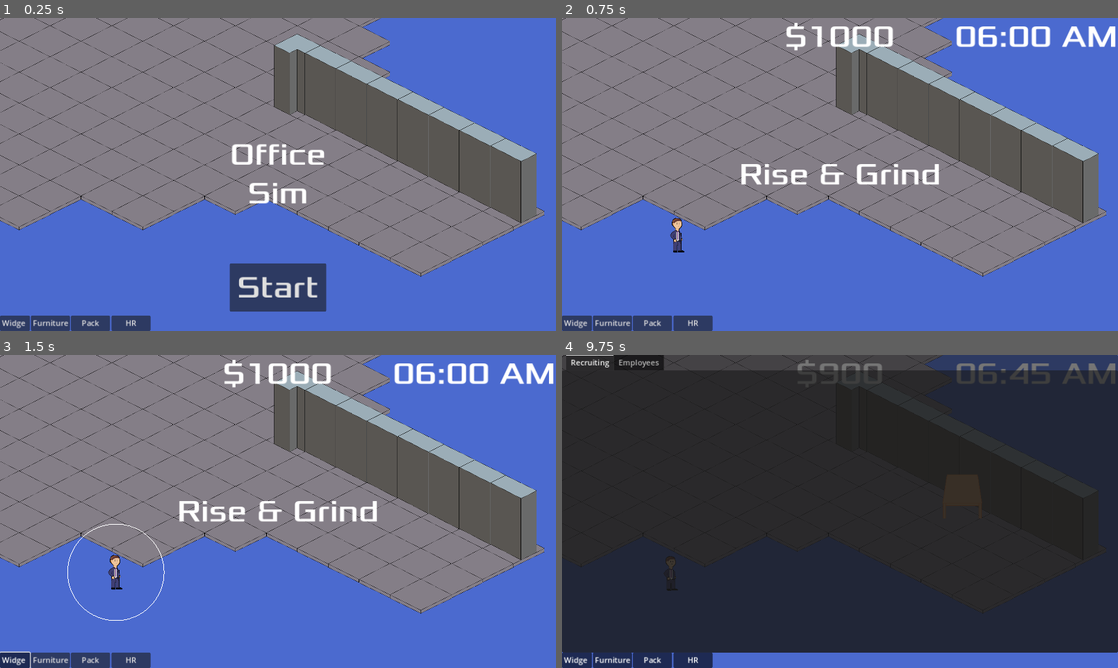
Above: before the commit, frames 1-4 (two rows, left to right).
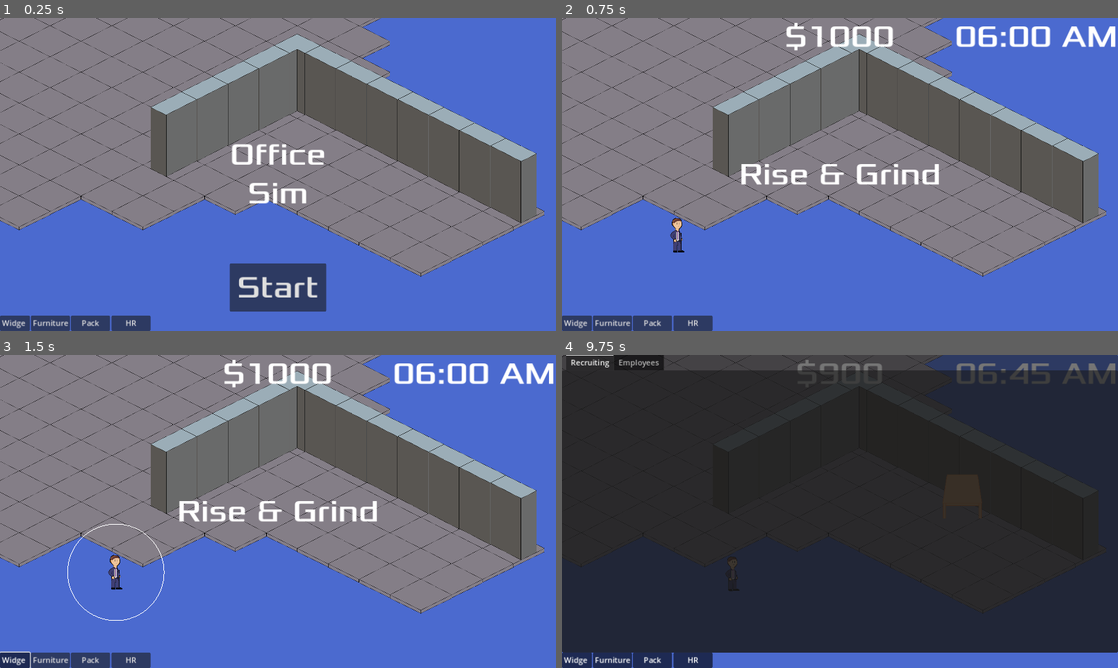
Above: after the commit, the same moments.

Repository: Final-Parsec/office-sim
Game: Godot game, scene res://main.tscn
Same seed, same stepped clock (60 frames per second), same inputs: the game is played once before the commit and once after it.
Inputs (mouse positions are in pixels of both pictures, inside the frame that each line leads up to):
- Up to frame 1 (0.25 s): no input
- Up to frame 2 (0.75 s): click "Start" at 0.5 s
- Up to frame 3 (1.5 s): click "Widget" at 1.25 s
- Up to frame 4 (9.75 s): click "Furniture" at 2 s; move the mouse to (962, 495) at 2.77 s; hold Right (move_right) 2.78-3.5 s; click (962, 495) at 2.85 s; click "Pack" at 3.5 s; click "HR" at 4.25 s; click "Colm Reeves" at 5 s; tap Enter at 5.75, 9.5 s; move the mouse to (728, 527) at 5.77 s; hold S (move_down) 5.78-6.53 s; click (728, 527) at 5.85 s; move the mouse to (895, 442) at 6.52 s; hold Right (move_right) 6.53-7.28 s; click (895, 442) at 6.6 s; move the mouse to (812, 574) at 7.27 s; hold Up (move_up) 7.28-8.03 s; click (812, 574) at 7.35 s; tap Space at 8 s; move the mouse to (1006, 558) at 8.02 s; hold A (move_left) 8.03-9.53 s; click (1006, 558) at 8.1 s; move the mouse to (673, 464) at 8.77 s; click (673, 464) at 8.85 s; move the mouse to (867, 511) at 9.52 s; hold S (move_down) from 9.53 s (still down); click (867, 511) at 9.6 s

The runs differ from the first frame. In frame 1, 5.5% of the frame differs, in the area x 27-53%, y 8-52%; in frame 2, 5.5%; in frame 3, 5.5%; in frame 4, 0.1%.

Commit message:
wall flip

Diff:
--- a/game/background.tscn
+++ b/game/background.tscn
@@ -1,8 +1,9 @@
-[gd_scene load_steps=8 format=4 uid="uid://qw1v0gqpd576"]
+[gd_scene load_steps=10 format=4 uid="uid://qw1v0gqpd576"]
 
 [ext_resource type="Texture2D" uid="uid://bmnuj1llojf17" path="res://art/concrete.png" id="1_m4myc"]
 [ext_resource type="Texture2D" uid="uid://cu70u5djveoqr" path="res://art/wall.png" id="2_gkx3y"]
 [ext_resource type="Texture2D" uid="uid://cgnymw0qb0yj5" path="res://art/wall_corner.png" id="3_bgcg2"]
+[ext_resource type="Texture2D" uid="uid://dudrp2i334m3o" path="res://art/wall_flip.png" id="4_rofit"]
 
 [sub_resource type="TileSetAtlasSource" id="TileSetAtlasSource_57y3g"]
 resource_name = "concrete"
@@ -25,6 +26,13 @@
 0:0/0/texture_origin = Vector2i(0, 178)
 0:0/0/physics_layer_0/polygon_0/points = PackedVector2Array(30.7, 48.65, 1, 35.25, -29.5, 49.25, -95.1, 16.45, -95.5, -234.75, 1, -283.25, 94, -236.25, 95.9, 16.05)
 
+[sub_resource type="TileSetAtlasSource" id="TileSetAtlasSource_c05w3"]
+texture = ExtResource("4_rofit")
+texture_region_size = Vector2i(256, 512)
+0:0/0 = 0
+0:0/0/texture_origin = Vector2i(0, 178)
+0:0/0/physics_layer_0/polygon_0/points = PackedVector2Array(-31.1, 48.45, -94.9, 16.55, -93.5, -236.25, 31.5, -297.75, 95, -269.25, 96.7, -15.65)
+
 [sub_resource type="TileSet" id="TileSet_gmivp"]
 tile_shape = 1
 tile_layout = 5
@@ -34,9 +42,10 @@
 sources/0 = SubResource("TileSetAtlasSource_57y3g")
 sources/1 = SubResource("TileSetAtlasSource_j5y0t")
 sources/2 = SubResource("TileSetAtlasSource_hah6h")
+sources/3 = SubResource("TileSetAtlasSource_c05w3")
 
 [node name="TileMapLayer" type="TileMapLayer"]
 position = Vector2(-24, -16)
 scale = Vector2(0.5, 0.5)
-tile_map_data = PackedByteArray("AAD//wAAAAAAAAAAAAAAAP//AAA …(550 unchanged characters)… AAGAP7/AAAAAAAAAAAHAP7/AgAAAAAAAAAHAP//AAAAAAAAAAAHAAAAAAAAAAAAAAAHAAEAAAAAAAAAAAAHAAIAAAAAAAAAAAAGAAIAAAAAAAAAAAAEAAMAAAAAAAAAAA …(1252 unchanged characters)…
+tile_map_data = PackedByteArray("AAD//wAAAAAAAAAAAAAAAP//AAA …(550 unchanged characters)… AAGAP7/AAAAAAAAAAAHAP7/AgAAAAAAAAAHAP//AwAAAAAAAAAHAAAAAwAAAAAAAAAHAAEAAwAAAAAAAAAHAAIAAwAAAAAAAAAGAAIAAAAAAAAAAAAEAAMAAAAAAAAAAA …(1252 unchanged characters)…
 tile_set = SubResource("TileSet_gmivp")
Binary file added: game/art/wall_flip.png
Not shown, added: game/art/wall_flip.png.import
Not shown, added: art/wall_flip.aseprite
